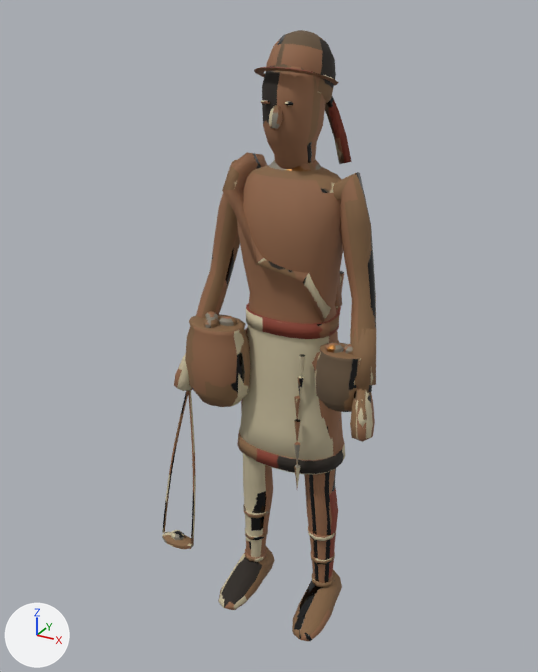
Renders of the Blender file Assets/Models/ArtBible/Enemies/Bronze/WallSlinger/WallSlinger.blend from each side of a commit.
Rendered twice from a camera (50 mm lens) standing at (0.845, -1.663, 1.708) and looking at (-0.074, 0.009, 0.872). Arrows for +X, +Y and +Z are at lower left; the lights stay in place. The older version comes first.

Objects in the first picture: 'WallSlinger'.
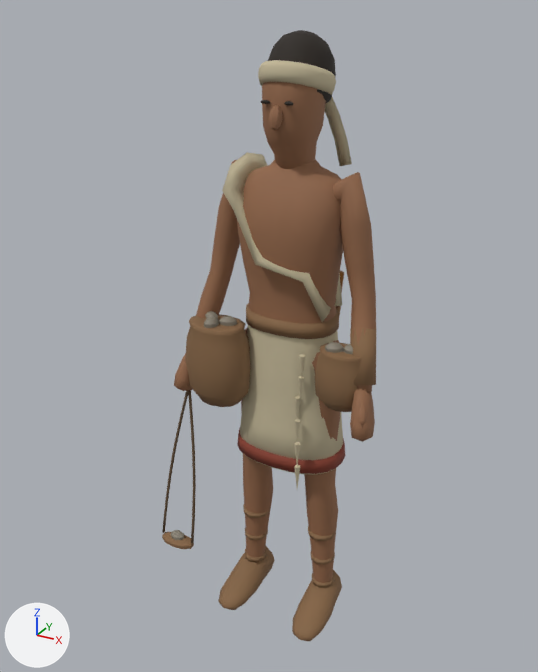
Location of each change, [x1, y1, x2, y2] in pixels of the pictures (538 x 672 px; the box of a moved part takes in the faces that stretch with it):
part 1 of me_wallslinger, moved or reshaped: before [254, 67, 351, 164]; after [258, 60, 352, 166]
part 2 of me_wallslinger, surface changed: [162, 30, 376, 642] in both

The change in detail:
me_wallslinger is used by ob_wallslinger; location (0.0, 0.0, 0.0).
me_wallslinger had 2274 vertices, 2160 faces and spanned x -0.38..0.29, y -0.18..0.18, z 0.0..1.66.
me_wallslinger now has 2286 vertices, 2156 faces and spans x -0.38..0.29, y -0.18..0.19, z 0.0..1.66.
Part 1, on me_wallslinger:
116 vertices are removed from x -0.1..0.1, y -0.11..0.18, z 1.4..1.59.
152 faces are deleted.
8 vertices in x -0.08..0.08, y 0.13..0.18, z 1.33..1.53 move by (0.0, 0.0, -0.01).
7 vertices in x -0.05..0.05, y 0.13..0.18, z 1.4..1.53 move by (0.0, 0.01, -0.01).
3 vertices in x -0.02..0.02, y 0.13..0.14, z 1.54 move by (0.0, 0.0, -0.02).
16 vertices move from x -0.06..0.06, y 0.11..0.18, z 1.33..1.55 to x -0.06..0.06, y 0.11..0.19, z 1.33..1.55.
128 vertices are added at x -0.09..0.09, y -0.09..0.19, z 1.39..1.6.
148 new faces join them.
me_wallslinger part 2: 1897 kept faces spanning x -0.38..0.29, y -0.18..0.19, z 0.0..1.66 get new texture (UV) coordinates.
